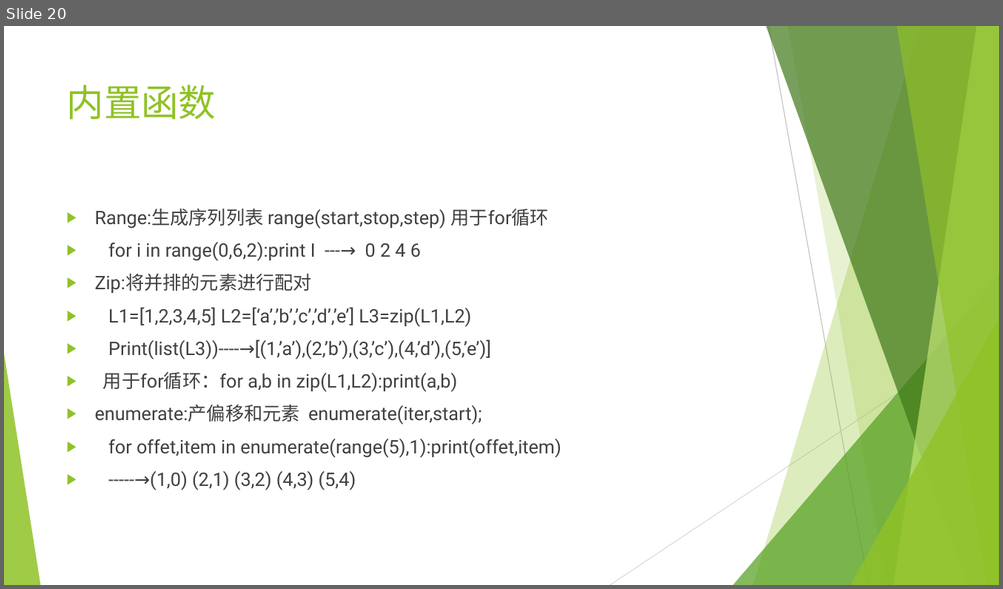
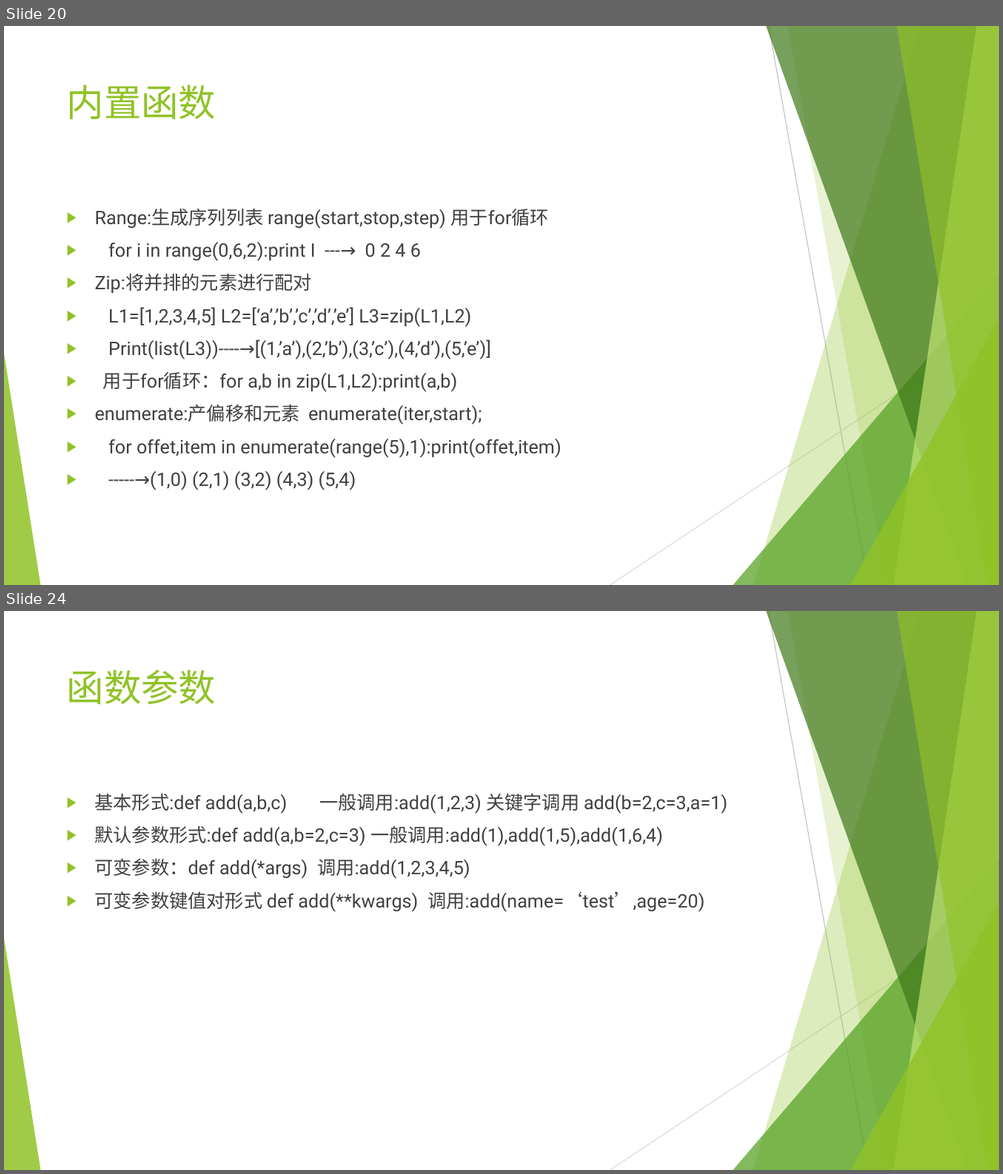
Before and after one commit to mrzhangs1015916/LearnPython, a slide deck: python.pptx. Shown one above the other, each under a label of ours: slide 20 before the commit, slides 20 and 24 after it; the slides between them are not shown. The pictures are 1003x589 and 1003x1174 pixels, drawn with LibreOffice and Linux fonts; fonts in the diff are those of the drawing. Boxes give left, top, right and bottom in pixels: in the first picture for what was removed or moved away, otherwise in the second. Text is boxed around its words. In the diff, an @@ line names an element or a change of style, - is before the commit and + after.

```diff
--- a/python.pptx
+++ b/python.pptx
@@ slide 24 added at (x1=4, y1=611, x2=999, y2=1170), background #FFFFFF; not listed: 10 template elements that a slide beside it also shows @@
@@ title added at (x1=67, y1=669, x2=216, y2=704), 36 pt, text #90C226 @@
+函数参数
@@ text added at (x1=95, y1=794, x2=727, y2=912), 18 pt, text #404040 @@
+▶ 基本形式:def add(a,b,c) 一般调用:add(1,2,3) 关键字调用 add(b=2,c=3,a=1)
+▶ 默认参数形式:def add(a,b=2,c=3) 一般调用:add(1),add(1,5),add(1,6,4)
+▶ 可变参数：def add(*args) 调用:add(1,2,3,4,5)
+▶ 可变参数键值对形式 def add(**kwargs) 调用:add(name=‘test’,age=20)
```
Also in this commit, not shown: 12 other slides added, 1 other file.
